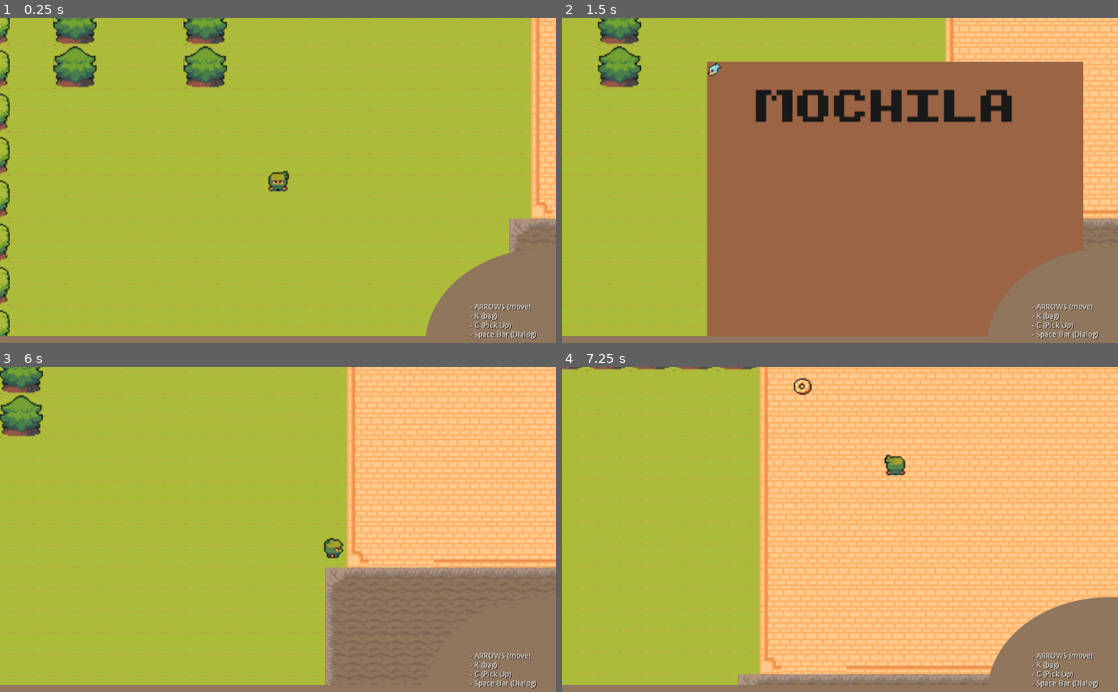
Above: before the commit, frames 1-4 (two rows, left to right).
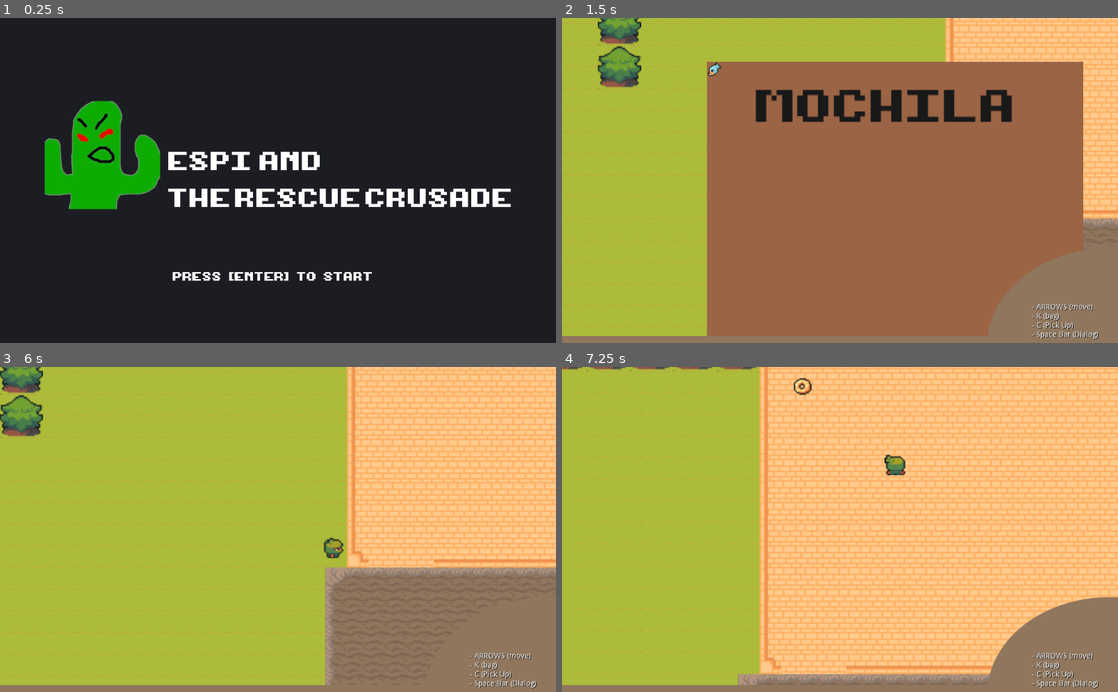
Above: after the commit, the same moments.

Repository: 12-cactus/espi-and-the-rescue-crusade
Game: Godot game, scene res://Main.tscn
Same seed, same stepped clock (60 frames per second), same inputs: the game is played once before the commit and once after it.
Inputs (mouse positions are in pixels of both pictures, inside the frame that each line leads up to):
- Up to frame 1 (0.25 s): no input
- Up to frame 2 (1.5 s): tap Enter (start, bound only after the commit) at 0.5 s; move the mouse to (962, 164) at 0.52 s; hold D (right) 0.53-1.28 s; hold Enter (start, bound only after the commit) 0.53-1.28 s; move the mouse to (728, 196) at 1.27 s; hold S (down) from 1.28 s (still down); tap K (bag) at 1.35 s
- Up to frame 3 (6 s): tap Enter (start, bound only after the commit) at 1.55, 2, 3.05, 3.5, 4.35, 5 s; move the mouse to (333, 458) at 2.02 s; release S (down) at 2.03 s; hold D (right) 2.03-2.78 s; hold Enter (start, bound only after the commit) 2.03-2.78 s; tap Space (continue_dialog) at 2.1, 2.75, 4.25 s; move the mouse to (250, 594) at 2.77 s; hold W (up) 2.78-3.53 s; click (250, 594) at 2.85 s; move the mouse to (444, 578) at 3.52 s; hold Enter (start, bound only after the commit) 3.53-4.28 s; hold A (left) 3.53-5.03 s; tap C (pick_up) at 3.6 s; move the mouse to (111, 480) at 4.27 s; move the mouse to (305, 529) at 5.02 s; hold S (down) 5.03-5.78 s; hold Enter (start, bound only after the commit) 5.03-5.78 s; move the mouse to (194, 448) at 5.77 s; hold D (right) from 5.78 s (still down); tap K (bag) at 5.85 s
- Up to frame 4 (7.25 s): tap Enter (start, bound only after the commit) at 6.05 s; move the mouse to (962, 513) at 6.52 s; release D (right) at 6.53 s; hold W (up) from 6.53 s (still down); hold Enter (start, bound only after the commit) from 6.53 s (still down); tap Space (continue_dialog) at 6.6 s

The runs differ from the first frame. In frame 1, 100% of the frame differs, in the area x 0-100%, y 0-100%; in frame 2, less than 0.1%; in frame 3, less than 0.1%; in frame 4, less than 0.1%.

Commit message:
:sparkles: add start screen

Diff:
--- a/GUI.gd
+++ b/GUI.gd
@@ -1,6 +1,14 @@
 extends CanvasLayer
 
+onready var life_bar = $LifeBar
+onready var Start: TextureRect = $Start
+onready var Legend: Label = $Legend
 onready var WindowFrame: TextureRect = $WindowFrame
 
-func _ready():
+func _on_World_start():
+	show()
+
+func show():
+	Start.visible = false
+	Legend.visible = true
 	WindowFrame.visible = true
--- /dev/null
+++ b/Main.gd
@@ -0,0 +1,6 @@
+extends Node
+
+onready var GUI = $GUI
+
+func _ready():
+	var player = $Espi
--- a/Main.tscn
+++ b/Main.tscn
@@ -1,26 +1,48 @@
-[gd_scene load_steps=5 format=2]
+[gd_scene load_steps=9 format=2]
 
 [ext_resource path="res://entities/World.tscn" type="PackedScene" id=1]
 [ext_resource path="res://entities/player/Espi.tscn" type="PackedScene" id=2]
 [ext_resource path="res://assets/Backgrounds/GUI.png" type="Texture" id=3]
 [ext_resource path="res://GUI.gd" type="Script" id=4]
+[ext_resource path="res://Main.gd" type="Script" id=5]
+[ext_resource path="res://entities/World.gd" type="Script" id=6]
+[ext_resource path="res://assets/Backgrounds/Start.png" type="Texture" id=7]
+[ext_resource path="res://assets/Font/NormalFont.tres" type="DynamicFont" id=8]
 
-[node name="Main" type="Node2D"]
-position = Vector2( 500, 345 )
+[node name="Main" type="Node"]
+script = ExtResource( 5 )
 
 [node name="GUI" type="CanvasLayer" parent="."]
 script = ExtResource( 4 )
 
+[node name="Start" type="TextureRect" parent="GUI"]
+margin_right = 40.0
+margin_bottom = 40.0
+texture = ExtResource( 7 )
+__meta__ = {
+"_edit_use_anchors_": false
+}
+
+[node name="Label" type="Label" parent="GUI/Start"]
+margin_left = 318.396
+margin_top = 459.355
+margin_right = 470.396
+margin_bottom = 473.355
+rect_scale = Vector2( 2.6, 2.6 )
+custom_fonts/font = ExtResource( 8 )
+text = "PRESS [ENTER] TO START"
+
 [node name="WindowFrame" type="TextureRect" parent="GUI"]
 visible = false
-margin_right = 40.0
-margin_bottom = 40.0
+margin_right = 1024.0
+margin_bottom = 600.0
 texture = ExtResource( 3 )
 __meta__ = {
 "_edit_use_anchors_": false
 }
 
-[node name="Keys" type="Label" parent="GUI"]
+[node name="Legend" type="Label" parent="GUI"]
+visible = false
 margin_left = 865.303
 margin_top = 526.809
 margin_right = 1019.3
@@ -36,6 +58,9 @@
 
 [node name="World" parent="." instance=ExtResource( 1 )]
 position = Vector2( -500, -345 )
+script = ExtResource( 6 )
 
 [node name="Espi" parent="." instance=ExtResource( 2 )]
 position = Vector2( 113.475, 331.037 )
+
+[connection signal="start" from="World" to="GUI" method="_on_World_start"]
--- /dev/null
+++ b/assets/Font/NormalFont.tres
@@ -0,0 +1,8 @@
+[gd_resource type="DynamicFont" load_steps=2 format=2]
+
+[ext_resource path="res://assets/Font/NormalFont.ttf" type="DynamicFontData" id=1]
+
+[resource]
+size = 9
+extra_spacing_space = 4
+font_data = ExtResource( 1 )
--- /dev/null
+++ b/entities/World.gd
@@ -0,0 +1,7 @@
+extends Node2D
+
+signal start
+
+func _physics_process(delta):
+	if Input.is_action_pressed("start"):
+		emit_signal("start")
--- a/project.godot
+++ b/project.godot
@@ -59,6 +59,11 @@
 "events": [ Object(InputEventKey,"resource_local_to_scene":false,"resource_name":"","device":0,"alt":false,"shift":false,"control":false,"meta":false,"command":false,"pressed":false,"scancode":32,"unicode":0,"echo":false,"script":null)
  ]
 }
+start={
+"deadzone": 0.5,
+"events": [ Object(InputEventKey,"resource_local_to_scene":false,"resource_name":"","device":0,"alt":false,"shift":false,"control":false,"meta":false,"command":false,"pressed":false,"scancode":16777221,"unicode":0,"echo":false,"script":null)
+ ]
+}
 fire={
 "deadzone": 0.5,
 "events": [ Object(InputEventMouseButton,"resource_local_to_scene":false,"resource_name":"","device":-1,"alt":false,"sh …(213 unchanged characters)…
Binary file added: assets/Backgrounds/Start.png
Not shown, added: assets/Backgrounds/Start.png.import
Binary file added: assets/Font/NormalFont.ttf
